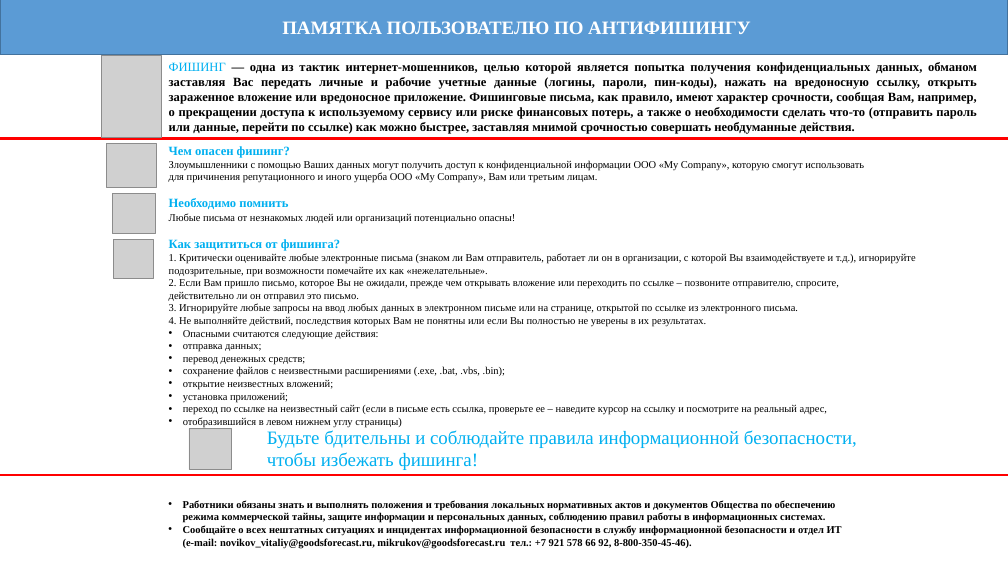
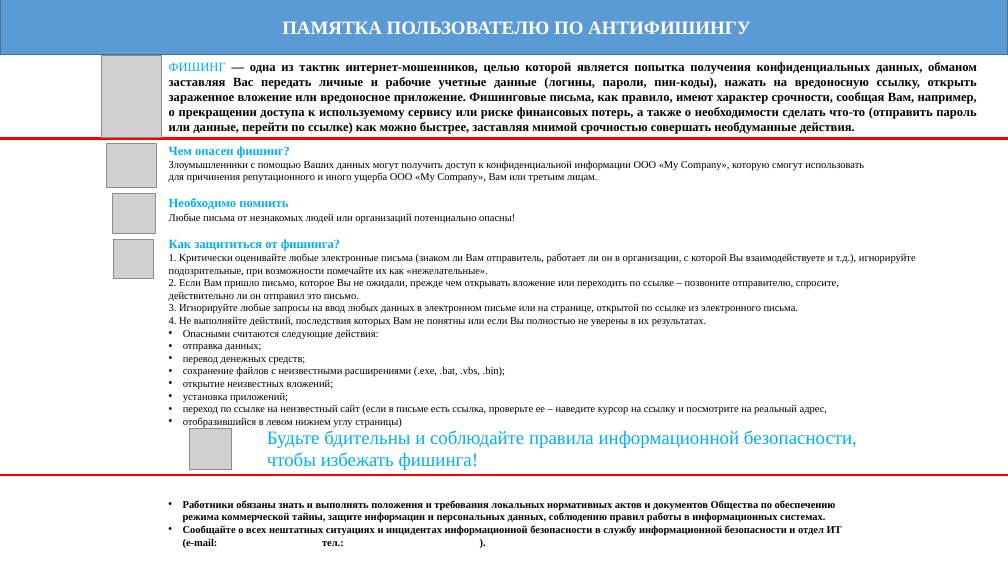
Before and after one commit to vit81g/CISO, a slide deck: slide 1 of Documentation/IS_training_users/антифишинг.pptx. Drawn at 1008x567 pixels with LibreOffice and Linux fonts; fonts in the diff are those of the drawing; grey boxes stand for pictures. Boxes give left, top, right and bottom in pixels: in the first picture for what was removed or moved away, otherwise in the second. Text is boxed around its words. In the diff, an @@ line names an element or a change of style, - is before the commit and + after.

```diff
--- a/Documentation/IS_training_users/антифишинг.pptx
+++ b/Documentation/IS_training_users/антифишинг.pptx
@@ text at <box>183,525,842,548</box>: text changed @@
-• Сообщайте о всех нештатных ситуациях и инцидентах информационной безопасности в службу информационной безопасности и отдел ИТ
-  (e-mail: novikov_vitaliy@goodsforecast.ru, mikrukov@goodsforecast.ru тел.: +7 921 578 66 92, 8-800-350-45-46).
+• Сообщайте о всех нештатных ситуациях и инцидентах информационной безопасности в службу информационной безопасности и отдел ИТ
+  (e-mail: тел.: ).
```
Also in this commit, not shown: 1 other file.
